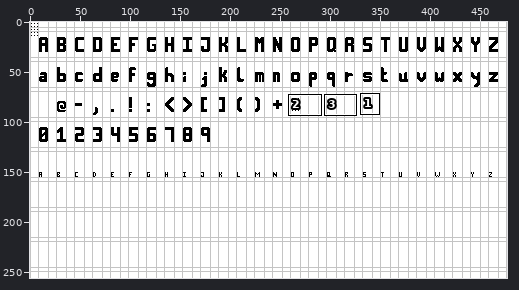
Pixel-art file, stored at assets/ui/font/fonts.aseprite. The picture above shows the old version from afar; the outline marks the close-up.
Close-up. The starting point:
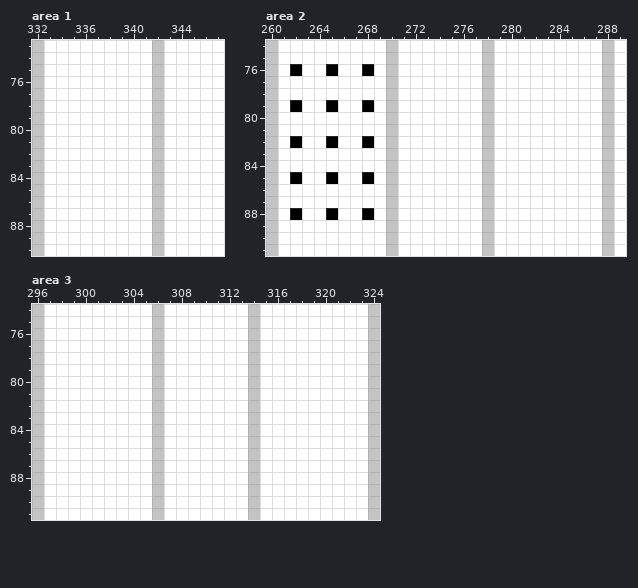
477x256 pixels, 1 frame. Shown: area 1: x 332..347, y 73..90; area 2: x 260..289, y 74..91; area 3: x 296..324, y 74..91. The commit also changed other parts of the picture, which this record leaves out.
New version:
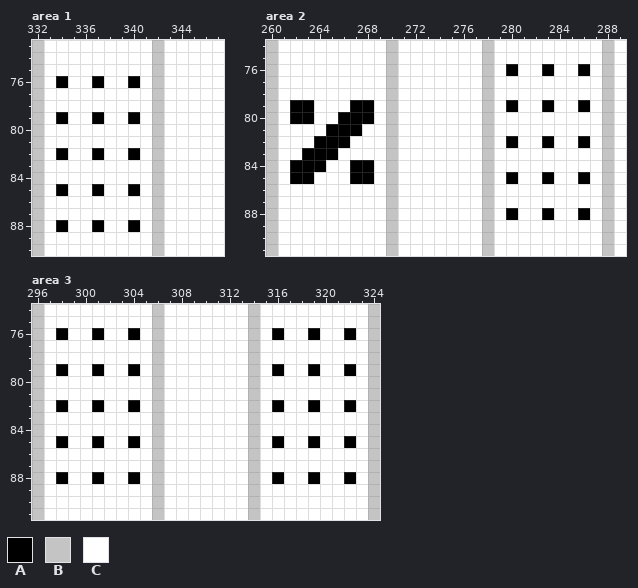
Palette (. is transparent): A #000000  B #c4c4c4  C #ffffff
What changed:
{"where": "area 1, layer \"Layer 1\""}
{"y":76,"x":334,"old":"C","new":"A"}
{"y":76,"x":337,"old":"C","new":"A"}
{"y":76,"x":340,"old":"C","new":"A"}
{"y":79,"x":334,"old":"C","new":"A"}
{"y":79,"x":337,"old":"C","new":"A"}
{"y":79,"x":340,"old":"C","new":"A"}
{"y":82,"x":334,"old":"C","new":"A"}
{"y":82,"x":337,"old":"C","new":"A"}
{"y":82,"x":340,"old":"C","new":"A"}
{"y":85,"x":334,"old":"C","new":"A"}
{"y":85,"x":337,"old":"C","new":"A"}
{"y":85,"x":340,"old":"C","new":"A"}
{"y":88,"x":334,"old":"C","new":"A"}
{"y":88,"x":337,"old":"C","new":"A"}
{"y":88,"x":340,"old":"C","new":"A"}
{"where": "area 2, layer \"Layer 1\""}
{"y":76,"x":262,"old":"A","new":"C"}
{"y":76,"x":265,"old":"A","new":"C"}
{"y":76,"x":268,"old":"A","new":"C"}
{"y":76,"x":280,"old":"C","new":"A"}
{"y":76,"x":283,"old":"C","new":"A"}
{"y":76,"x":286,"old":"C","new":"A"}
{"y":79,"x":263,"old":"C","new":"A"}
{"y":79,"x":265,"old":"A","new":"C"}
{"y":79,"x":267,"old":"C","new":"A"}
{"y":79,"x":280,"old":"C","new":"A"}
{"y":79,"x":283,"old":"C","new":"A"}
{"y":79,"x":286,"old":"C","new":"A"}
{"y":80,"x":262,"old":"CC","new":"AA"}
{"y":80,"x":266,"old":"CCC","new":"AAA"}
{"y":81,"x":265,"old":"CCC","new":"AAA"}
{"y":82,"x":262,"old":"A","new":"C"}
{"y":82,"x":264,"old":"C","new":"A"}
{"y":82,"x":266,"old":"C","new":"A"}
{"y":82,"x":268,"old":"A","new":"C"}
{"y":82,"x":280,"old":"C","new":"A"}
{"y":82,"x":283,"old":"C","new":"A"}
{"y":82,"x":286,"old":"C","new":"A"}
{"y":83,"x":263,"old":"CCC","new":"AAA"}
{"y":84,"x":262,"old":"CCC","new":"AAA"}
{"y":84,"x":267,"old":"CC","new":"AA"}
{"y":85,"x":263,"old":"C","new":"A"}
{"y":85,"x":265,"old":"A","new":"C"}
{"y":85,"x":267,"old":"C","new":"A"}
{"y":85,"x":280,"old":"C","new":"A"}
{"y":85,"x":283,"old":"C","new":"A"}
{"y":85,"x":286,"old":"C","new":"A"}
{"y":88,"x":262,"old":"A","new":"C"}
{"y":88,"x":265,"old":"A","new":"C"}
{"y":88,"x":268,"old":"A","new":"C"}
{"y":88,"x":280,"old":"C","new":"A"}
{"y":88,"x":283,"old":"C","new":"A"}
{"y":88,"x":286,"old":"C","new":"A"}
{"where": "area 3, layer \"Layer 1\""}
{"y":76,"x":298,"old":"C","new":"A"}
{"y":76,"x":301,"old":"C","new":"A"}
{"y":76,"x":304,"old":"C","new":"A"}
{"y":76,"x":316,"old":"C","new":"A"}
{"y":76,"x":319,"old":"C","new":"A"}
{"y":76,"x":322,"old":"C","new":"A"}
{"y":79,"x":298,"old":"C","new":"A"}
{"y":79,"x":301,"old":"C","new":"A"}
{"y":79,"x":304,"old":"C","new":"A"}
{"y":79,"x":316,"old":"C","new":"A"}
{"y":79,"x":319,"old":"C","new":"A"}
{"y":79,"x":322,"old":"C","new":"A"}
{"y":82,"x":298,"old":"C","new":"A"}
{"y":82,"x":301,"old":"C","new":"A"}
{"y":82,"x":304,"old":"C","new":"A"}
{"y":82,"x":316,"old":"C","new":"A"}
{"y":82,"x":319,"old":"C","new":"A"}
{"y":82,"x":322,"old":"C","new":"A"}
{"y":85,"x":298,"old":"C","new":"A"}
{"y":85,"x":301,"old":"C","new":"A"}
{"y":85,"x":304,"old":"C","new":"A"}
{"y":85,"x":316,"old":"C","new":"A"}
{"y":85,"x":319,"old":"C","new":"A"}
{"y":85,"x":322,"old":"C","new":"A"}
{"y":88,"x":298,"old":"C","new":"A"}
{"y":88,"x":301,"old":"C","new":"A"}
{"y":88,"x":304,"old":"C","new":"A"}
{"y":88,"x":316,"old":"C","new":"A"}
{"y":88,"x":319,"old":"C","new":"A"}
{"y":88,"x":322,"old":"C","new":"A"}
{"label":"changed","picture_box":[56,76,140,232]}
{"label":"changed","picture_box":[290,64,374,220]}
{"label":"changed","picture_box":[506,64,590,220]}
{"label":"changed","picture_box":[56,328,140,484]}
{"label":"changed","picture_box":[272,328,356,484]}
